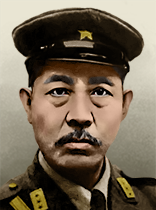
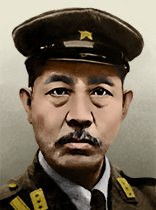
Layered file, before and after one edit (156 × 210). Changes by layer:
painted on "Кожа" over [48, 93, 111, 168]
painted on "Одежда" over [38, 148, 111, 210]
